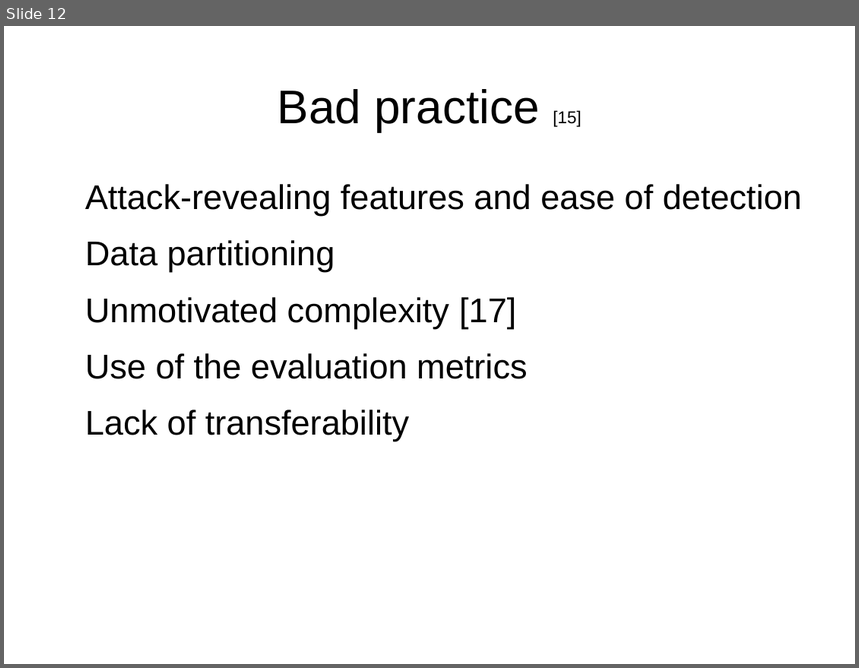
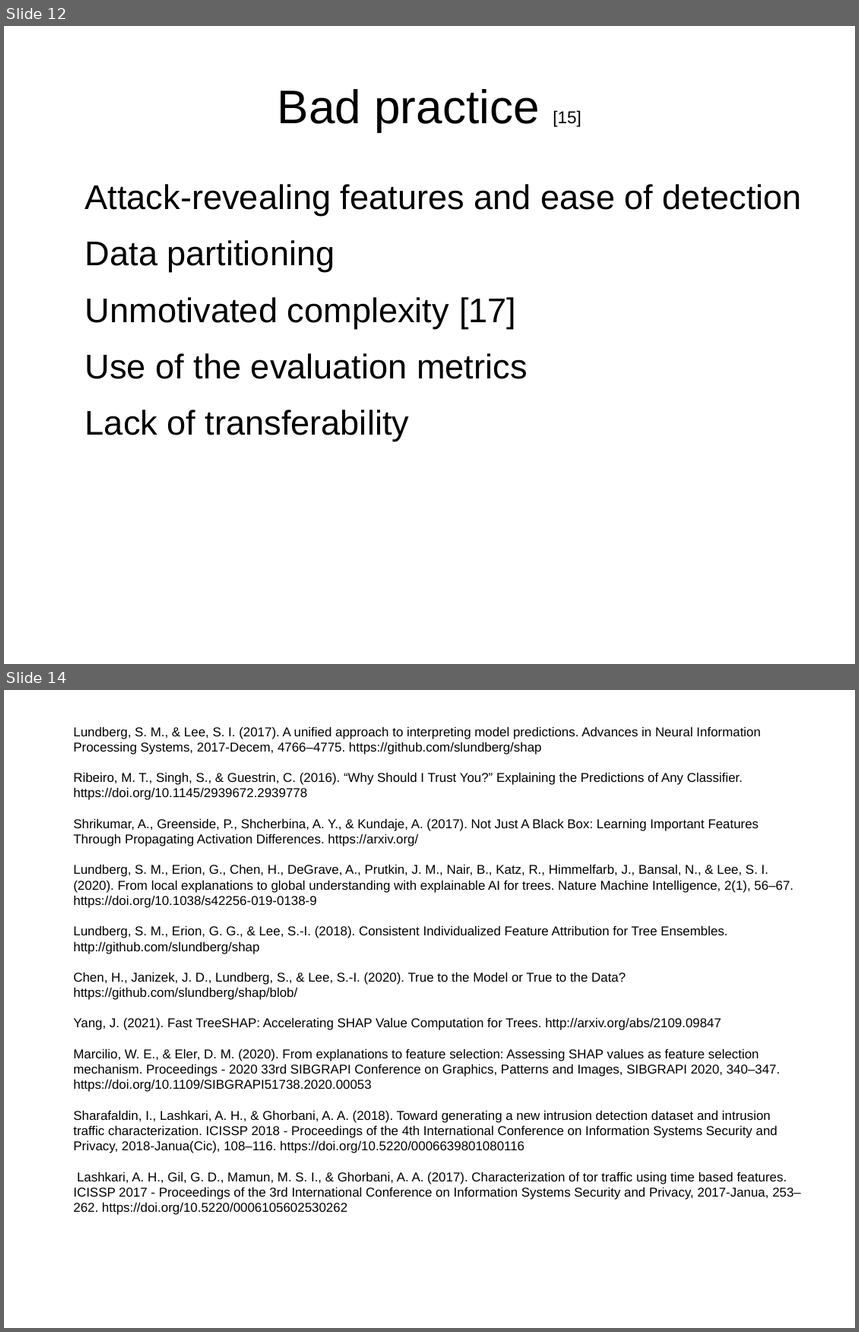
Before and after one commit to ludotosk/tesi, a slide deck: documents/presentazione-paper-review.odp. Shown one above the other, each under a label of ours: slide 12 before the commit, slides 12 and 14 after it; the slides between them are not shown. The pictures are 859x668 and 859x1332 pixels, drawn with LibreOffice and Linux fonts; fonts in the diff are those of the drawing; background and template pictures are left out. Boxes give left, top, right and bottom in pixels: in the first picture for what was removed or moved away, otherwise in the second. Text is boxed around its words. In the diff, an @@ line names an element or a change of style, - is before the commit and + after.

```diff
--- a/documents/presentazione-paper-review.odp
+++ b/documents/presentazione-paper-review.odp
@@ slide 14 added at [4,690,855,1328], background picture (left out) @@
@@ text added at [73,726,801,1215], 12 pt, text #000000 @@
+1) Lundberg, S. M., & Lee, S. I. (2017). A unified approach to interpreting model predictions. Advances in Neural Information Processing Systems, 2017-Decem, 4766–4775. https://github.com/slundberg/shap
+2) Ribeiro, M. T., Singh, S., & Guestrin, C. (2016). “Why Should I Trust You?” Explaining the Predictions of Any Classifier. https://doi.org/10.1145/2939672.2939778
+3) Shrikumar, A., Greenside, P., Shcherbina, A. Y., & Kundaje, A. (2017). Not Just A Black Box: Learning Important Features Through Propagating Activation Differences. https://arxiv.org/
+4) Lundberg, S. M., Erion, G., Chen, H., DeGrave, A., Prutkin, J. M., Nair, B., Katz, R., Himmelfarb, J., Bansal, N., & Lee, S. I. (2020). From local explanations to global understanding with explainable AI for trees. Nature Machine Intelligence, 2(1), 56–67. https://doi.org/10.1038/s42256-019-0138-9
+5) Lundberg, S. M., Erion, G. G., & Lee, S.-I. (2018). Consistent Individualized Feature Attribution for Tree Ensembles. http://github.com/slundberg/shap
+6) Chen, H., Janizek, J. D., Lundberg, S., & Lee, S.-I. (2020). True to the Model or True to the Data? https://github.com/slundberg/shap/blob/
+7) Yang, J. (2021). Fast TreeSHAP: Accelerating SHAP Value Computation for Trees. http://arxiv.org/abs/2109.09847
+8) Marcilio, W. E., & Eler, D. M. (2020). From explanations to feature selection: Assessing SHAP values as feature selection mechanism. Proceedings - 2020 33rd SIBGRAPI Conference on Graphics, Patterns and Images, SIBGRAPI 2020, 340–347. https://doi.org/10.1109/SIBGRAPI51738.2020.00053
+9) Sharafaldin, I., Lashkari, A. H., & Ghorbani, A. A. (2018). Toward generating a new intrusion detection dataset and intrusion traffic characterization. ICISSP 2018 - Proceedings of the 4th International Conference on Information Systems Security and Privacy, 2018-Janua(Cic), 108–116. https://doi.org/10.5220/0006639801080116
+10) Lashkari, A. H., Gil, G. D., Mamun, M. S. I., & Ghorbani, A. A. (2017). Characterization of tor traffic using time based features. ICISSP 2017 - Proceedings of the 3rd International Conference on Information Systems Security and Privacy, 2017-Janua, 253–262. https://doi.org/10.5220/0006105602530262
```
Also in this commit, not shown: 6 slides changed, 1 other slide added, 1 slide removed.
